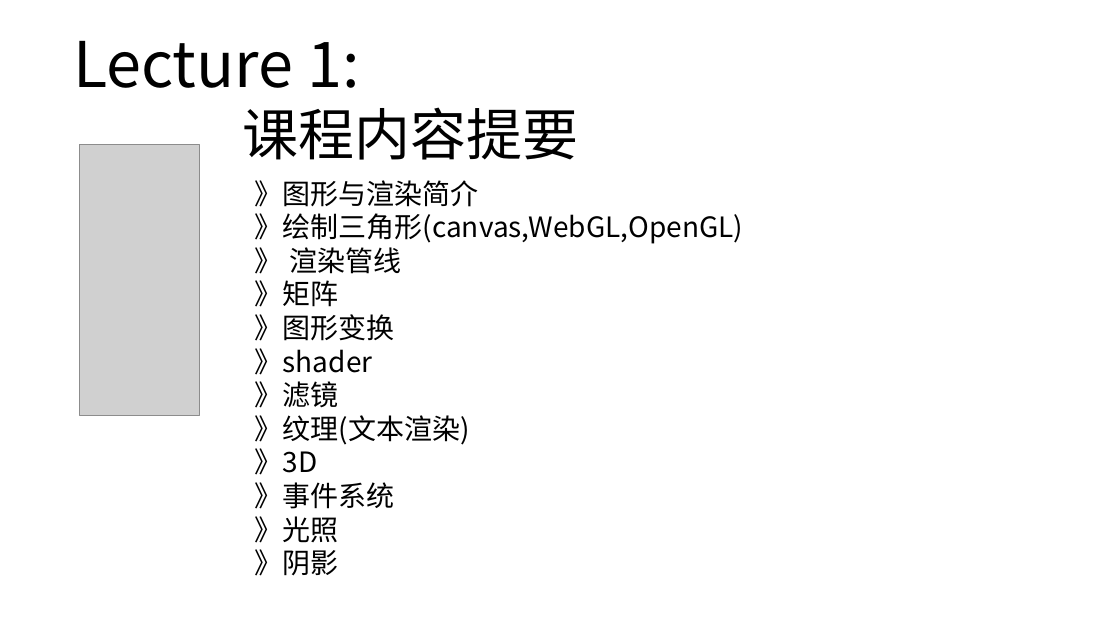
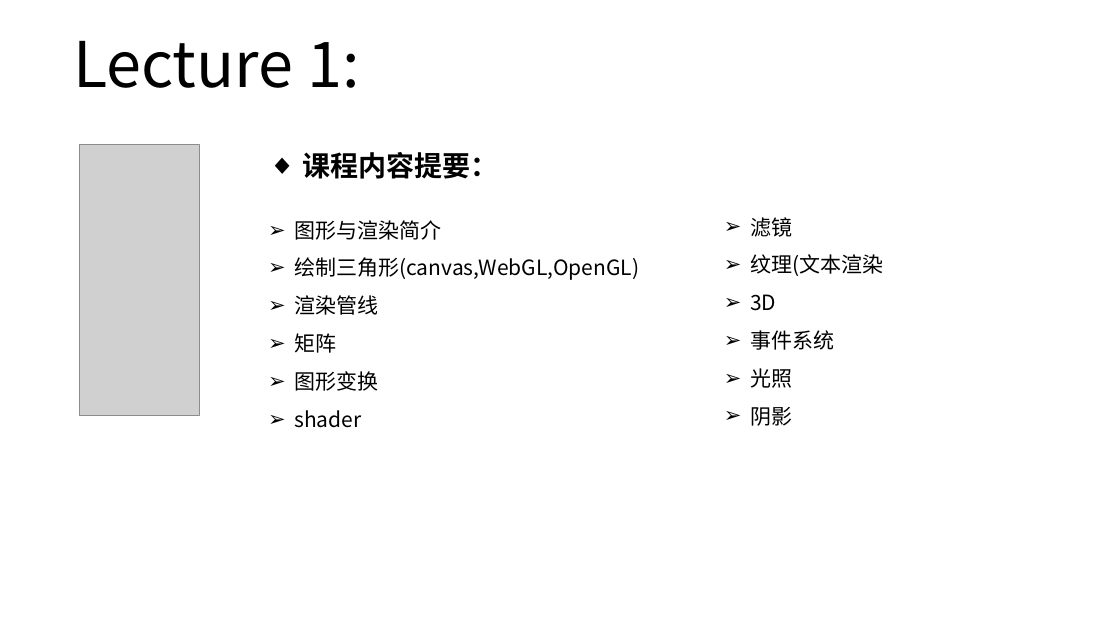
Before and after one commit to sunshaobin/graphical-course, a slide deck: slide 4 of courseware-materials/lecture1/graphical-course-lecture1.pptx. Drawn at 1120x630 pixels with LibreOffice and Linux fonts; fonts in the diff are those of the drawing; grey boxes stand for pictures. Boxes give left, top, right and bottom in pixels: in the first picture for what was removed or moved away, otherwise in the second. Text is boxed around its words. In the diff, an @@ line names an element or a change of style, - is before the commit and + after.

```diff
--- a/courseware-materials/lecture1/graphical-course-lecture1.pptx
+++ b/courseware-materials/lecture1/graphical-course-lecture1.pptx
@@ text removed at (x1=242, y1=107, x2=578, y2=160) @@
-课程内容提要
@@ text at (x1=294, y1=152, x2=639, y2=428): text changed; size 24 to 18 pt @@
-》图形与渲染简介
-》绘制三角形(canvas,WebGL,OpenGL)
-》 渲染管线
-》矩阵
-》图形变换
-》shader
-》滤镜
-》纹理(文本渲染)
-》3D
-》事件系统
-》光照
-》阴影
+◆ 课程内容提要：
+➢ 图形与渲染简介
+➢ 绘制三角形(canvas,WebGL,OpenGL)
+➢ 渲染管线
+➢ 矩阵
+➢ 图形变换
+➢ shader
@@ text added at (x1=750, y1=217, x2=883, y2=426), 18 pt, text #000000 @@
+➢ 滤镜
+➢ 纹理(文本渲染
+➢ 3D
+➢ 事件系统
+➢ 光照
+➢ 阴影
```
Also in this commit, not shown: 15 other slides changed, 1 other file.
